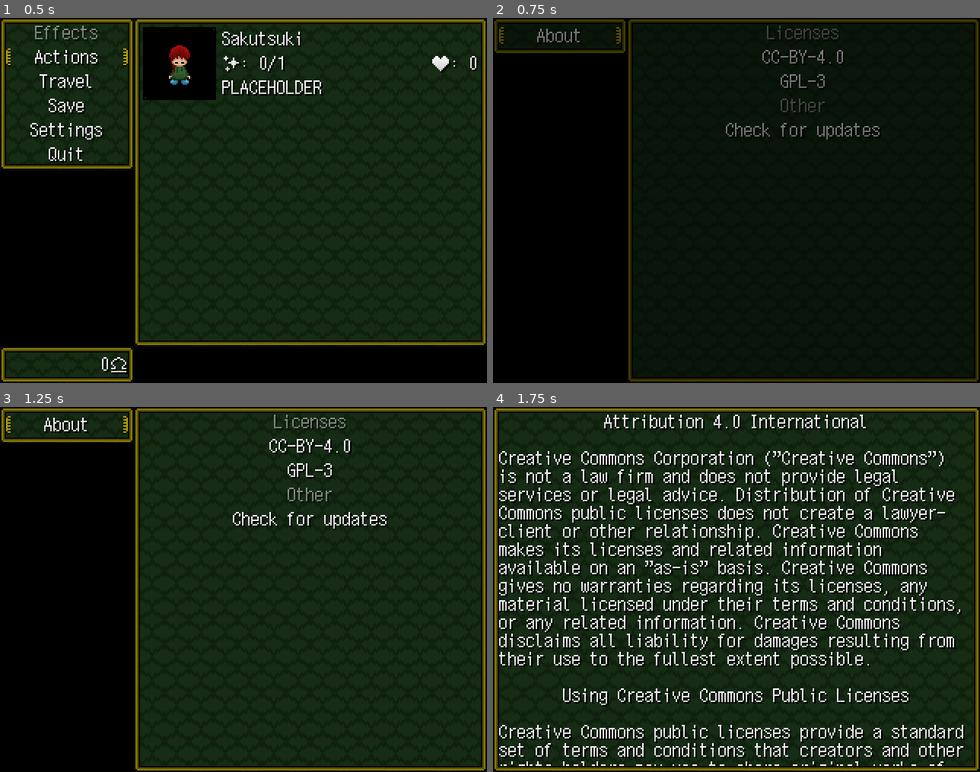
Above: before the commit, frames 1-4 (two rows, left to right).
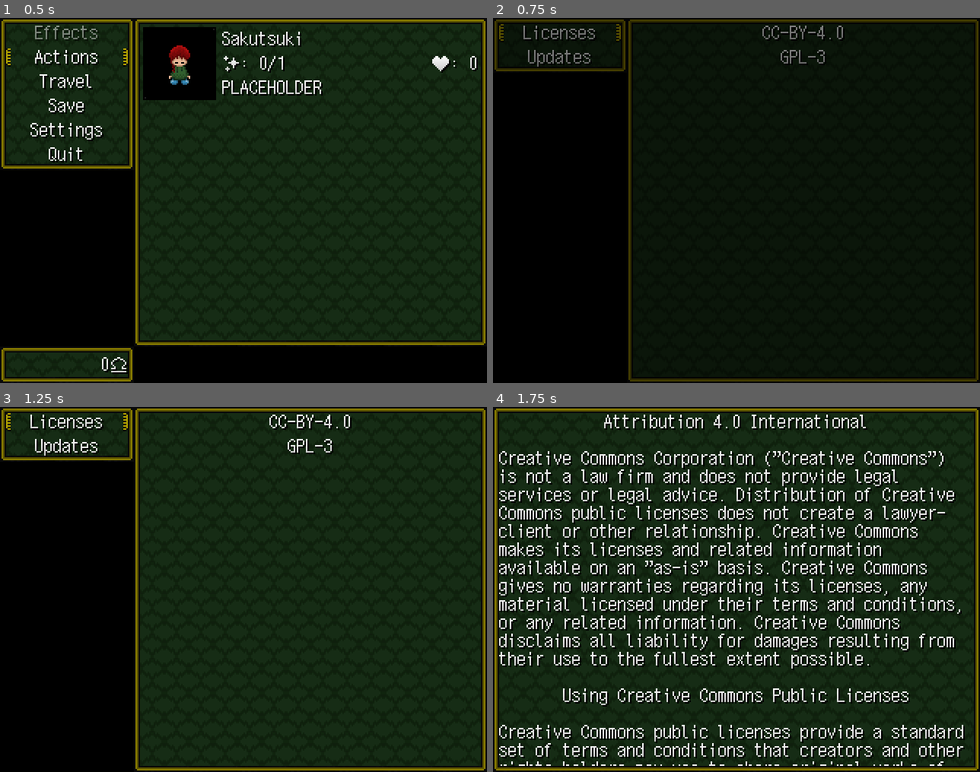
Above: after the commit, the same moments.

Repository: libre-nikki-devs/libre-nikki
Game: Godot game, scene res://scenes/ui/player_menu.tscn
The game is run twice, just before and just after one commit, with the same random seed, the same clock (stepped at 60 frames per second) and the same inputs. This scene is started directly instead of the project's main scene.
Inputs:
- Up to frame 1 (0.5 s): no input
- Up to frame 2 (0.75 s): click "Settings" at 0.5 s
- Up to frame 3 (1.25 s): no input
- Up to frame 4 (1.75 s): click "CC-BY-4.0" at 1.25 s

Frame 1 is identical in both runs. In frame 2, 1.8% of the frame differs, in the area x 0-80%, y 1-34%; in frame 3, 3.2%; in frame 4, nothing differs.

Commit message:
SettingsMenu: Move Updates to SideMenu

Diff:
--- a/scenes/ui/settings_menu.tscn
+++ b/scenes/ui/settings_menu.tscn
@@ -36,26 +36,20 @@
 offset_bottom = 240.0
 grow_horizontal = 0
 
-[node name="AboutVBoxContainer" type="VBoxContainer" parent="MainPanelContainer"]
+[node name="LicensesVBoxContainer" type="VBoxContainer" parent="MainPanelContainer"]
 layout_mode = 2
 
-[node name="LicensesLabel" type="Label" parent="MainPanelContainer/AboutVBoxContainer"]
-modulate = Color(1, 1, 1, 0.5)
-layout_mode = 2
-text = "Licenses"
-horizontal_alignment = 1
-
-[node name="CCButton" type="Button" parent="MainPanelContainer/AboutVBoxContainer"]
+[node name="CCButton" type="Button" parent="MainPanelContainer/LicensesVBoxContainer"]
 layout_mode = 2
 focus_neighbor_left = NodePath(".")
-focus_neighbor_top = NodePath("../UpdateButton")
+focus_neighbor_top = NodePath("../GPLButton")
 focus_neighbor_right = NodePath(".")
 focus_neighbor_bottom = NodePath("../GPLButton")
 focus_next = NodePath("../GPLButton")
-focus_previous = NodePath("../UpdateButton")
+focus_previous = NodePath("../GPLButton")
 text = " "
 
-[node name="Label" type="Label" parent="MainPanelContainer/AboutVBoxContainer/CCButton"]
+[node name="Label" type="Label" parent="MainPanelContainer/LicensesVBoxContainer/CCButton"]
 layout_mode = 1
 anchors_preset = 15
 anchor_right = 1.0
@@ -66,17 +60,17 @@
 horizontal_alignment = 1
 vertical_alignment = 1
 
-[node name="GPLButton" type="Button" parent="MainPanelContainer/AboutVBoxContainer"]
+[node name="GPLButton" type="Button" parent="MainPanelContainer/LicensesVBoxContainer"]
 layout_mode = 2
 focus_neighbor_left = NodePath(".")
 focus_neighbor_top = NodePath("../CCButton")
 focus_neighbor_right = NodePath(".")
-focus_neighbor_bottom = NodePath("../UpdateButton")
-focus_next = NodePath("../UpdateButton")
+focus_neighbor_bottom = NodePath("../CCButton")
+focus_next = NodePath("../CCButton")
 focus_previous = NodePath("../CCButton")
 text = " "
 
-[node name="Label" type="Label" parent="MainPanelContainer/AboutVBoxContainer/GPLButton"]
+[node name="Label" type="Label" parent="MainPanelContainer/LicensesVBoxContainer/GPLButton"]
 layout_mode = 1
 anchors_preset = 15
 anchor_right = 1.0
@@ -84,33 +78,6 @@
 grow_horizontal = 2
 grow_vertical = 2
 text = "GPL-3"
-horizontal_alignment = 1
-vertical_alignment = 1
-
-[node name="OtherLabel" type="Label" parent="MainPanelContainer/AboutVBoxContainer"]
-modulate = Color(1, 1, 1, 0.5)
-layout_mode = 2
-text = "Other"
-horizontal_alignment = 1
-
-[node name="UpdateButton" type="Button" parent="MainPanelContainer/AboutVBoxContainer"]
-layout_mode = 2
-focus_neighbor_left = NodePath(".")
-focus_neighbor_top = NodePath("../GPLButton")
-focus_neighbor_right = NodePath(".")
-focus_neighbor_bottom = NodePath("../CCButton")
-focus_next = NodePath("../CCButton")
-focus_previous = NodePath("../GPLButton")
-text = " "
-
-[node name="Label" type="Label" parent="MainPanelContainer/AboutVBoxContainer/UpdateButton"]
-layout_mode = 1
-anchors_preset = 15
-anchor_right = 1.0
-anchor_bottom = 1.0
-grow_horizontal = 2
-grow_vertical = 2
-text = "Check for updates"
 horizontal_alignment = 1
 vertical_alignment = 1
 
@@ -123,28 +90,49 @@
 layout_mode = 2
 alignment = 1
 
-[node name="AboutButton" type="Button" parent="SidePanelContainer/SideVBoxContainer"]
+[node name="LicensesButton" type="Button" parent="SidePanelContainer/SideVBoxContainer"]
 layout_mode = 2
 focus_neighbor_left = NodePath(".")
-focus_neighbor_top = NodePath(".")
+focus_neighbor_top = NodePath("../UpdatesButton")
 focus_neighbor_right = NodePath(".")
-focus_neighbor_bottom = NodePath(".")
-focus_next = NodePath(".")
-focus_previous = NodePath(".")
+focus_neighbor_bottom = NodePath("../UpdatesButton")
+focus_next = NodePath("../UpdatesButton")
+focus_previous = NodePath("../UpdatesButton")
 text = " "
 
-[node name="AboutLabel" type="Label" parent="SidePanelContainer/SideVBoxContainer/AboutButton"]
+[node name="LicensesLabel" type="Label" parent="SidePanelContainer/SideVBoxContainer/LicensesButton"]
 layout_mode = 1
 anchors_preset = 15
 anchor_right = 1.0
 anchor_bottom = 1.0
 grow_horizontal = 2
 grow_vertical = 2
-text = "About"
+text = "Licenses"
 horizontal_alignment = 1
 vertical_alignment = 1
 
-[connection signal="pressed" from="MainPanelContainer/AboutVBoxContainer/CCButton" to="." method="_on_cc_button_pressed"]
-[connection signal="pressed" from="MainPanelContainer/AboutVBoxContainer/GPLButton" to="." method="_on_gpl_button_pressed"]
-[connection signal="pressed" from="MainPanelContainer/AboutVBoxContainer/UpdateButton" to="." method="_on_update_button_pressed"]
-[connection signal="pressed" from="SidePanelContainer/SideVBoxContainer/AboutButton" to="." method="_on_about_button_pressed"]
+[node name="UpdatesButton" type="Button" parent="SidePanelContainer/SideVBoxContainer"]
+layout_mode = 2
+focus_neighbor_left = NodePath(".")
+focus_neighbor_top = NodePath("../LicensesButton")
+focus_neighbor_right = NodePath(".")
+focus_neighbor_bottom = NodePath("../LicensesButton")
+focus_next = NodePath("../LicensesButton")
+focus_previous = NodePath("../LicensesButton")
+text = " "
+
+[node name="UpdatesLabel" type="Label" parent="SidePanelContainer/SideVBoxContainer/UpdatesButton"]
+layout_mode = 1
+anchors_preset = 15
+anchor_right = 1.0
+anchor_bottom = 1.0
+grow_horizontal = 2
+grow_vertical = 2
+text = "Updates"
+horizontal_alignment = 1
+vertical_alignment = 1
+
+[connection signal="pressed" from="MainPanelContainer/LicensesVBoxContainer/CCButton" to="." method="_on_cc_button_pressed"]
+[connection signal="pressed" from="MainPanelContainer/LicensesVBoxContainer/GPLButton" to="." method="_on_gpl_button_pressed"]
+[connection signal="pressed" from="SidePanelContainer/SideVBoxContainer/LicensesButton" to="." method="_on_licenses_button_pressed"]
+[connection signal="pressed" from="SidePanelContainer/SideVBoxContainer/UpdatesButton" to="." method="_on_updates_button_pressed"]
--- a/scripts/ui/settings_menu.gd
+++ b/scripts/ui/settings_menu.gd
@@ -16,12 +16,12 @@
 
 extends YumeMenu
 
-@onready var about_button := $SidePanelContainer/SideVBoxContainer/AboutButton
-@onready var about_menu := $MainPanelContainer/AboutVBoxContainer
+@onready var licenses_button := $SidePanelContainer/SideVBoxContainer/LicensesButton
+@onready var licenses_menu := $MainPanelContainer/LicensesVBoxContainer
 @onready var side_menu := $SidePanelContainer/SideVBoxContainer
 
 func _ready() -> void:
-	about_menu.show()
+	licenses_menu.show()
 
 func _input(event: InputEvent) -> void:
 	if event.is_action_pressed("ui_go_back"):
@@ -34,19 +34,19 @@
 
 		if focus_owner:
 			match focus_owner.get_parent():
-				about_menu:
-					about_button.grab_focus()
+				licenses_menu:
+					licenses_button.grab_focus()
 
 				side_menu:
 					close()
 
 func _get_focus_grabber() -> Control:
-	return about_button
+	return licenses_button
 
-func _on_about_button_pressed() -> void:
-	about_menu.show()
+func _on_licenses_button_pressed() -> void:
+	licenses_menu.show()
 
-	for child: Node in about_menu.get_children():
+	for child: Node in licenses_menu.get_children():
 		if child is Button:
 			child.grab_focus()
 			break
@@ -57,5 +57,5 @@
 func _on_gpl_button_pressed() -> void:
 	open_submenu("res://scenes/ui/license_menu.tscn", { "license_text": preload("res://scenes/ui/license_menu.tscn").instantiate().GPL_FORMATTED })
 
-func _on_update_button_pressed() -> void:
+func _on_updates_button_pressed() -> void:
 	open_submenu("res://scenes/ui/update_checker.tscn")
